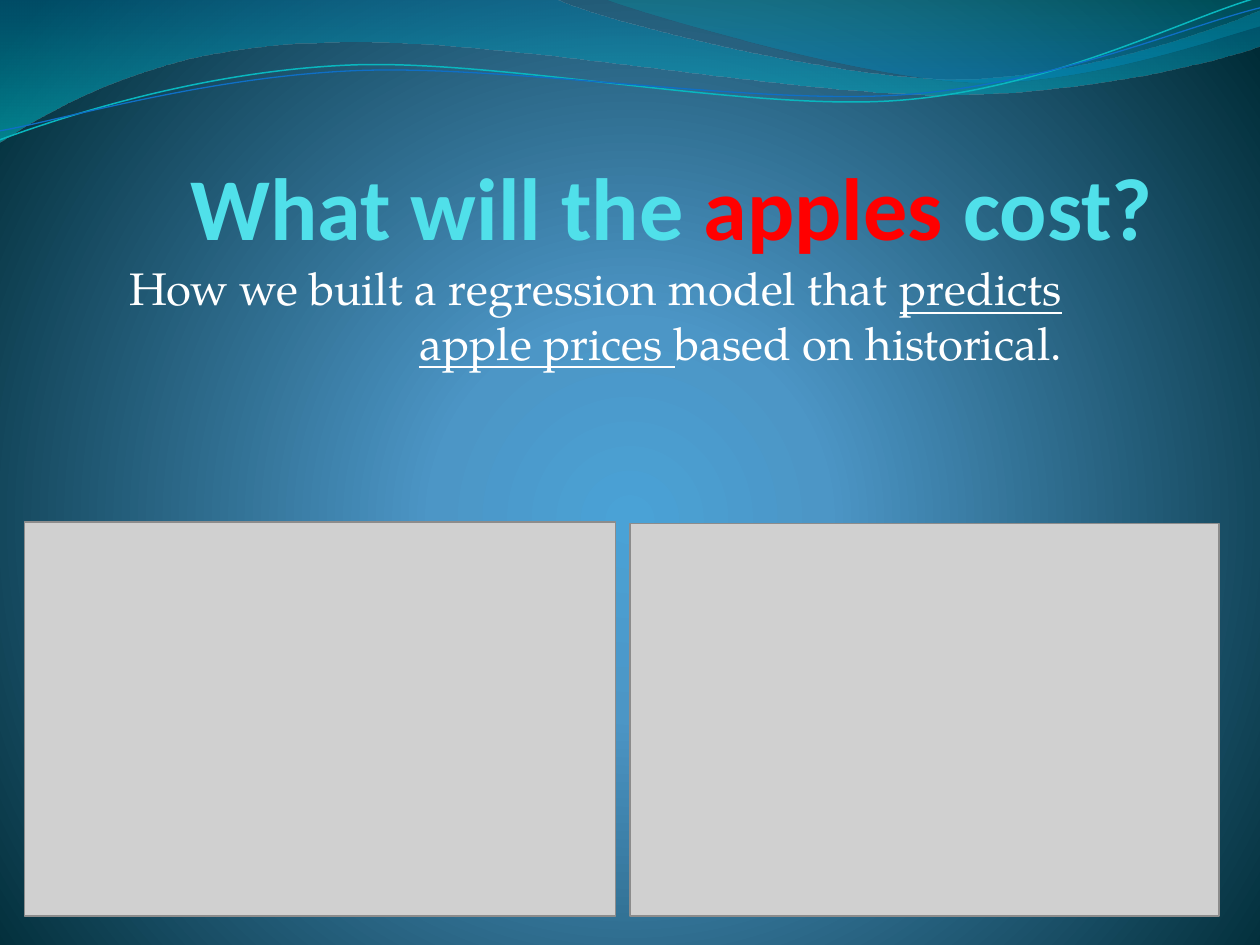
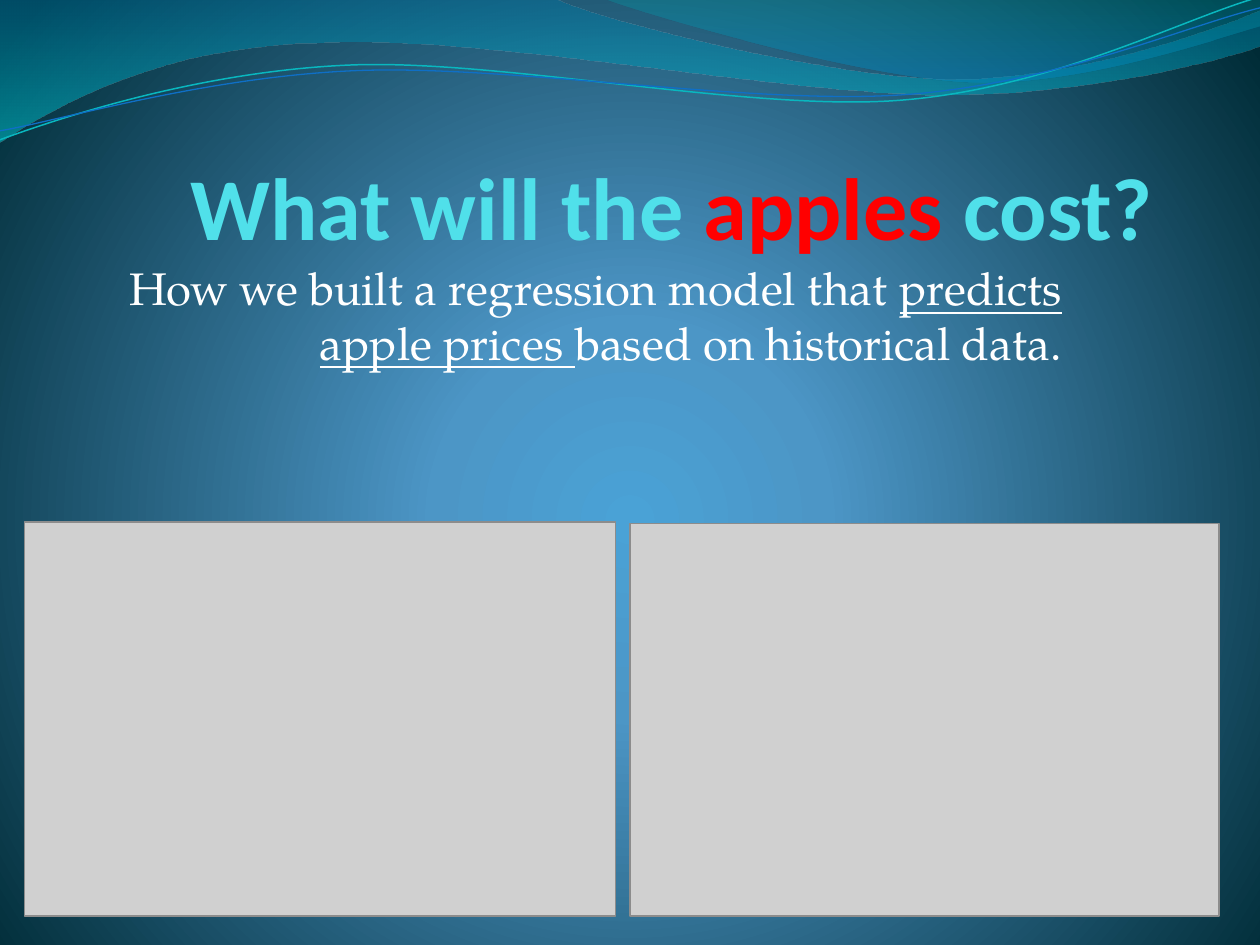
Before and after one commit to lkrump7/regression-apples-predict-api-template, a slide deck: slide 1 of What will the apples cost.pptx. Drawn at 1260x945 pixels with LibreOffice and Linux fonts; fonts in the diff are those of the drawing; grey boxes stand for pictures. Boxes give left, top, right and bottom in pixels: in the first picture for what was removed or moved away, otherwise in the second. Text is boxed around its words. In the diff, an @@ line names an element or a change of style, - is before the commit and + after.

```diff
--- a/What will the apples cost.pptx
+++ b/What will the apples cost.pptx
@@ subtitle at bbox=[129, 272, 1062, 373]: text changed @@
-How we built a regression model that predicts apple prices based on historical.
+How we built a regression model that predicts apple prices based on historical data.
```
Also in this commit, not shown: 1 other slide changed.
